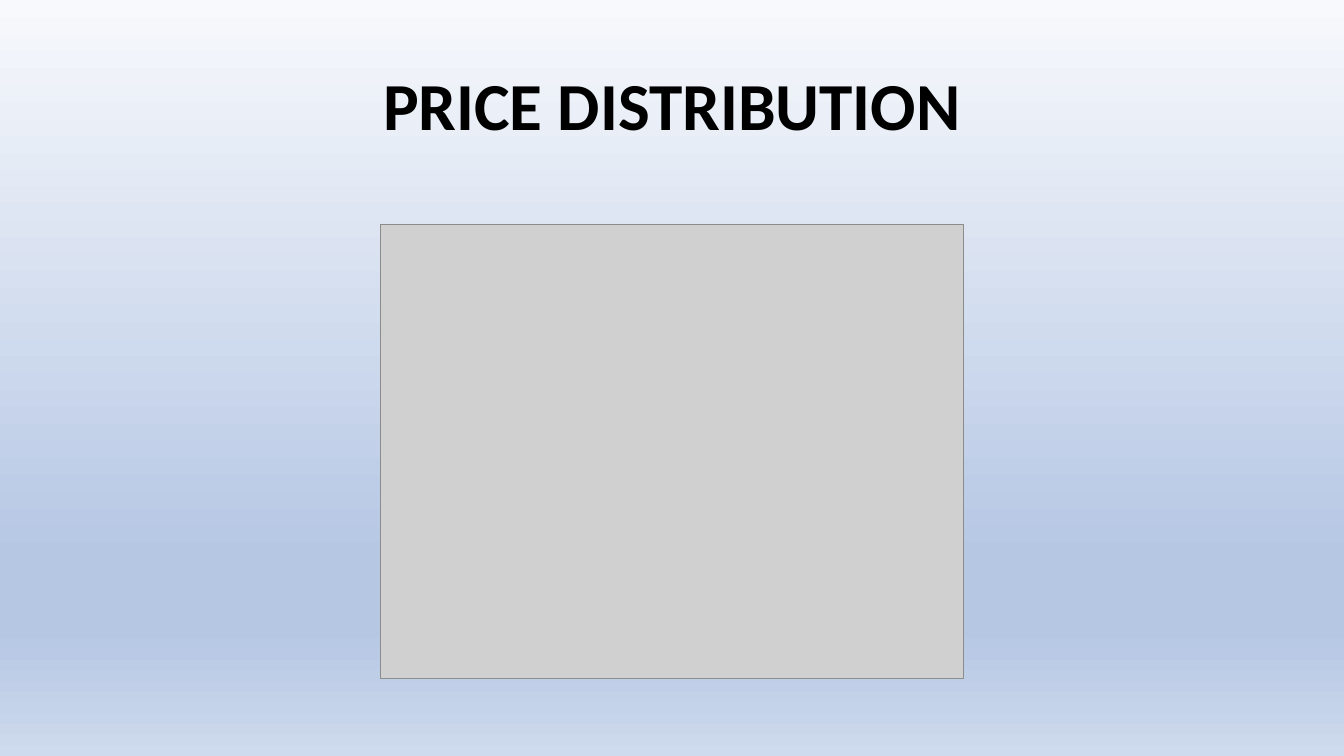
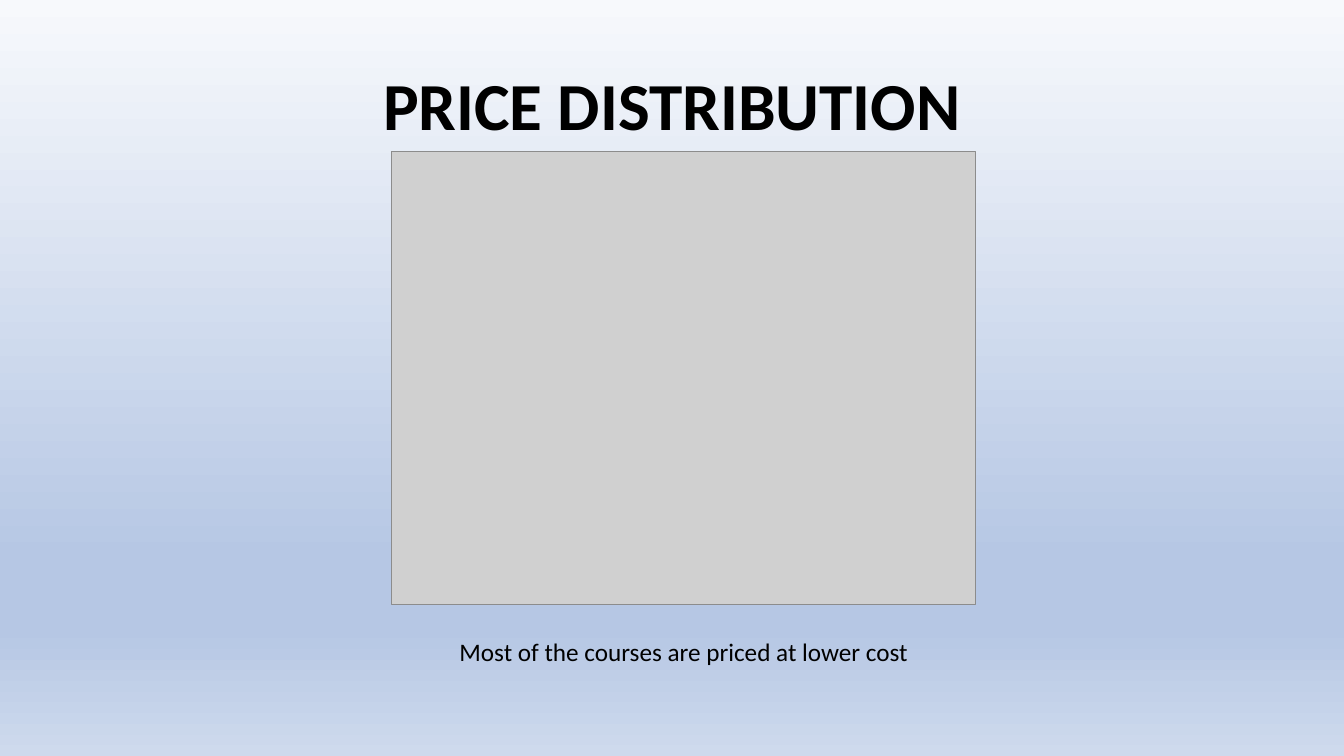
Before and after one commit to jayadir/Analysis_of_udemy_courses, a slide deck: slide 10 of DAVppt.pptx (slide 9 before the commit). Drawn at 1344x756 pixels with LibreOffice and Linux fonts; fonts in the diff are those of the drawing; grey boxes stand for pictures. Boxes give left, top, right and bottom in pixels: in the first picture for what was removed or moved away, otherwise in the second. Text is boxed around its words. In the diff, an @@ line names an element or a change of style, - is before the commit and + after.

```diff
--- a/DAVppt.pptx
+++ b/DAVppt.pptx
@@ picture: place and size @@
-picture at (380,225,964,679)
+picture at (392,151,976,605)
@@ text added at (459,643,908,665), 18 pt, text #000000 @@
+Most of the courses are priced at lower cost
```
Also in this commit, not shown: 5 other slides changed, 6 slides added, 1 slide removed.
